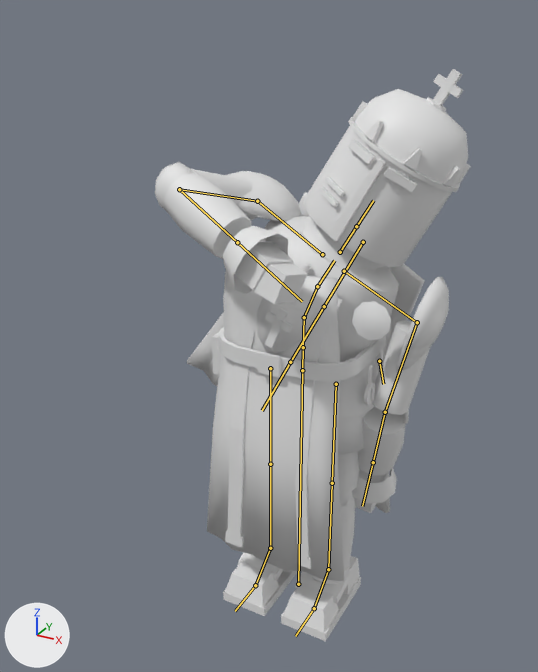
A saved change to the glTF model art/cleric/SK_Cleric.glb.
Camera for both pictures: a 50 mm camera at (0.924, -1.902, 1.904) aimed at (-0.06, -0.112, 1.009). Arrows for +X, +Y and +Z are at lower left; the lights stay in place. The first picture is the older version. Both versions are drawn at frame 6 of the action 'A_Cleric_Attack'; the numbers are the values there. The bones that bend it are drawn over the model as lines.

Objects in the first picture: 'SK_Cleric'.
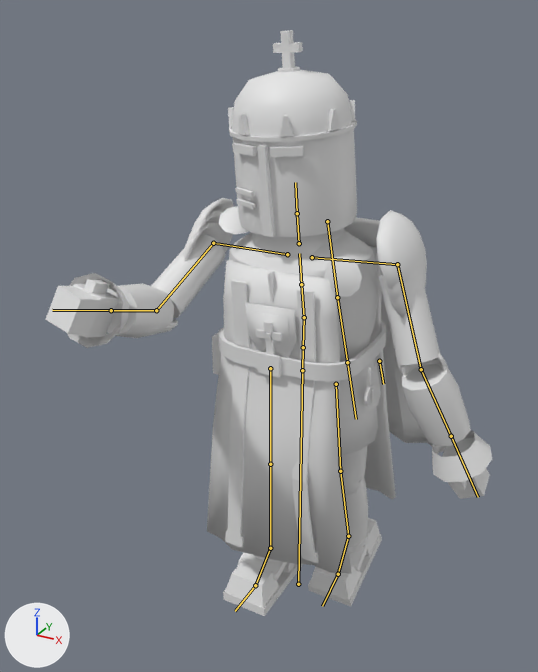
What changed in the scene script:
```text
Change bone_spine_02:
    where bone_spine_02 = bpy.data.objects['Armature'].pose.bones['spine_02']  # child of 'spine_01'
    bone_spine_02.rotation_quaternion: (0.983, -0.059, 0.01, -0.174) -> (0.999, 0.044, 0.001, 0.021)  # degrees (-7, 0, -20) -> degrees (5, 0, 2)
Change bone_spine_03:
    where bone_spine_03 = bpy.data.objects['Armature'].pose.bones['spine_03']  # child of 'spine_02'
    bone_spine_03.rotation_quaternion: (0.997, 0.0, 0.0, -0.075) -> (1.0, 0.0, 0.0, 0.0)  # degrees (0, 0, -9) -> degrees (0, 0, 0)
Change bone_upperarm_l:
    where bone_upperarm_l = bpy.data.objects['Armature'].pose.bones['upperarm_l']  # child of 'clavicle_l'
    bone_upperarm_l.rotation_quaternion: (0.969, 0.0, 0.0, -0.247) -> (0.967, 0.108, -0.025, -0.228)  # degrees (0, 0, -29) -> degrees (13, 0, -27)
Change bone_upperarm_r:
    where bone_upperarm_r = bpy.data.objects['Armature'].pose.bones['upperarm_r']  # child of 'clavicle_r'
    bone_upperarm_r.rotation_quaternion: (0.768, 0.525, -0.207, -0.302) -> (0.817, 0.529, 0.125, 0.193)  # degrees (69, 0, -43) -> degrees (66, 0, 27)
Change bone_lowerarm_r:
    where bone_lowerarm_r = bpy.data.objects['Armature'].pose.bones['lowerarm_r']  # child of 'upperarm_r'
    bone_lowerarm_r.rotation_quaternion: (0.66, 0.751, 0.0, 0.0) -> (0.903, 0.429, 0.0, 0.0)  # degrees (97, 0, 0) -> degrees (51, 0, 0)
Change bone_thigh_l:
    where bone_thigh_l = bpy.data.objects['Armature'].pose.bones['thigh_l']  # child of 'pelvis'
    bone_thigh_l.rotation_quaternion: (-1.0, 0.0, 0.0, 0.0) -> (-0.996, 0.092, 0.0, 0.0)  # degrees (0, 0, 0) -> degrees (-11, 0, 0)
Change bone_calf_l:
    where bone_calf_l = bpy.data.objects['Armature'].pose.bones['calf_l']  # child of 'thigh_l'
    bone_calf_l.rotation_quaternion: (1.0, 0.0, 0.0, 0.0) -> (0.998, -0.056, 0.0, 0.0)  # degrees (0, 0, 0) -> degrees (-6, 0, 0)
```

Changed parts and their boxes (x1, y1, x2, y2) in the pictures (538 x 672 px):
'SK_Cleric', posed (41% wider)
    before: (155, 69, 471, 641)
    after: (45, 30, 492, 616)
bone 'spine_02', root to tip
    before: (304, 317) to (317, 286)
    after: (304, 317) to (301, 284)
bone 'spine_03', root to tip
    before: (317, 286) to (334, 260)
    after: (301, 284) to (299, 253)
bone 'upperarm_l', root to tip
    before: (417, 322) to (385, 412)
    after: (397, 264) to (421, 369)
bone 'upperarm_r', root to tip
    before: (257, 201) to (179, 189)
    after: (213, 243) to (156, 310)
bone 'lowerarm_r', root to tip
    before: (179, 189) to (237, 242)
    after: (156, 310) to (111, 310)
bone 'thigh_l', root to tip
    before: (336, 384) to (332, 483)
    after: (336, 384) to (340, 471)
bone 'calf_l', root to tip
    before: (332, 483) to (328, 569)
    after: (340, 471) to (348, 536)
